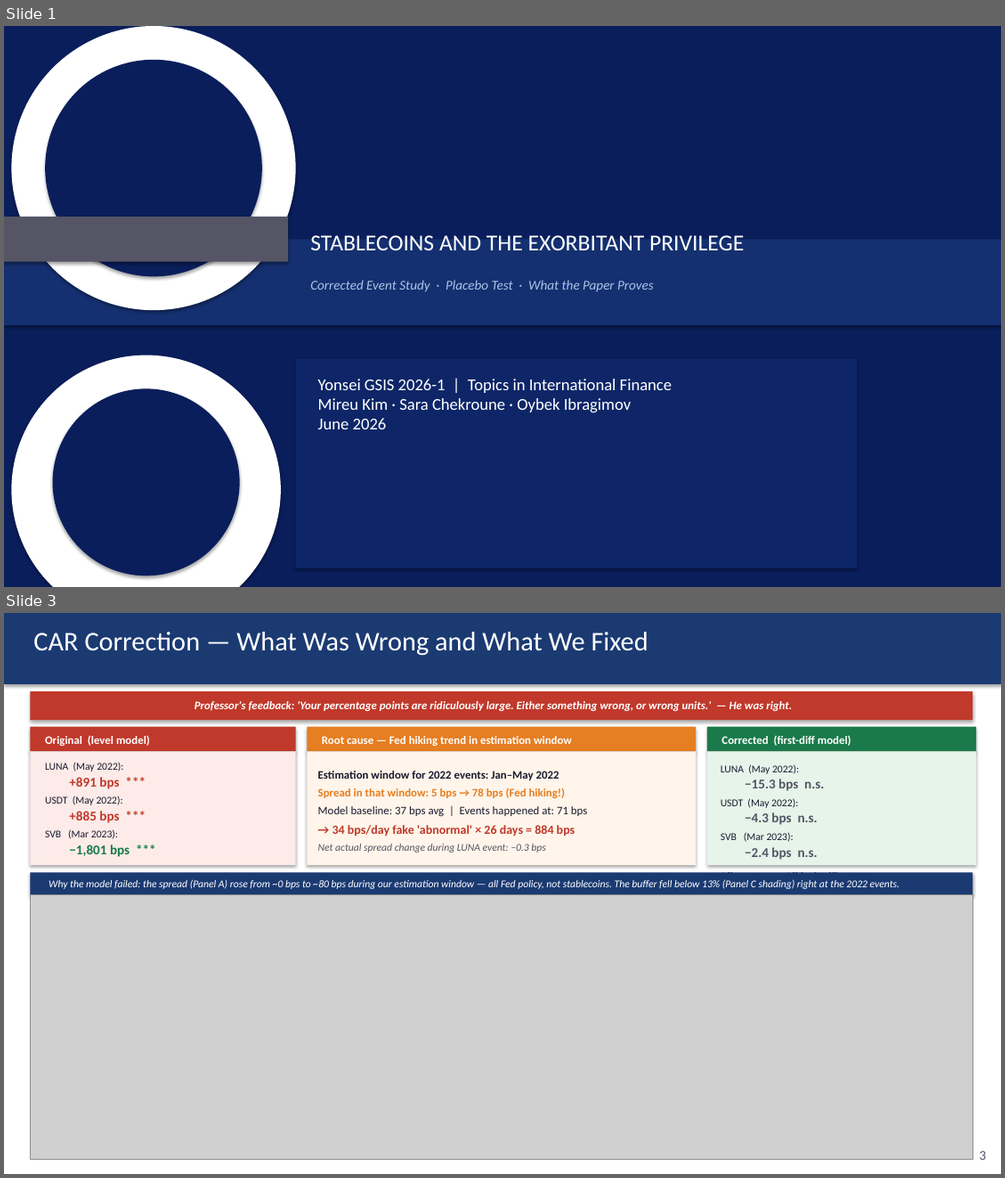
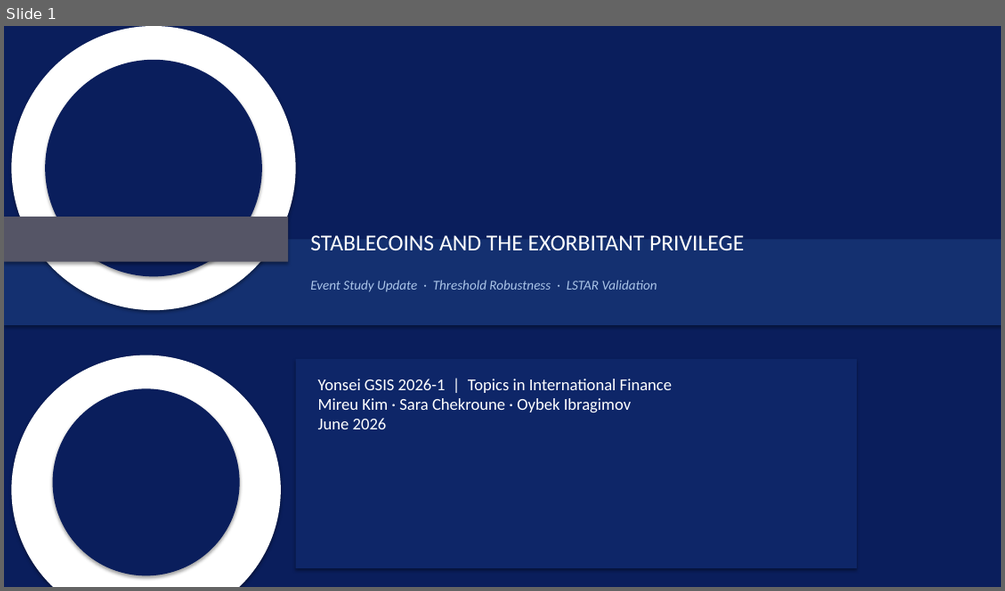
Before and after one commit to kimmireu0921/Stablecoins-and-the-Exorbitant-Privilege, a slide deck: presentations/0602_Stablecoin_Exorbitant_Privilege.pptx. Shown one above the other, each under a label of ours: slides 1 and 3 before the commit, slide 1 after it; the slides between them are not shown. The pictures are 1005x1178 and 1005x591 pixels, drawn with LibreOffice and Linux fonts; fonts in the diff are those of the drawing; grey boxes stand for pictures. Boxes give left, top, right and bottom in pixels: in the first picture for what was removed or moved away, otherwise in the second. Text is boxed around its words. In the diff, an @@ line names an element or a change of style, - is before the commit and + after.

```diff
--- a/presentations/0602_Stablecoin_Exorbitant_Privilege.pptx
+++ b/presentations/0602_Stablecoin_Exorbitant_Privilege.pptx
@@ slide 3 removed at (4, 613, 1001, 1174), background #FFFFFF @@
@@ rectangle removed at (4, 613, 1001, 1174) @@
@@ rectangle removed at (4, 613, 1001, 684) @@
@@ text removed at (33, 632, 648, 656) @@
-CAR Correction — What Was Wrong and What We Fixed
@@ rectangle removed at (30, 691, 972, 720) @@
@@ text removed at (194, 701, 792, 711) @@
-Professor's feedback: 'Your percentage points are ridiculously large. Either something wrong, or wrong units.' — He was right.
@@ rectangle removed at (30, 727, 296, 751) @@
@@ text removed at (45, 735, 150, 746) @@
-Original (level model)
@@ rectangle removed at (307, 727, 696, 751) @@
@@ text removed at (322, 736, 572, 746) @@
-Root cause — Fed hiking trend in estimation window
@@ rectangle removed at (707, 727, 976, 751) @@
@@ text removed at (721, 735, 851, 746) @@
-Corrected (first-diff model)
@@ rectangle removed at (30, 751, 296, 865) @@
@@ text removed at (45, 762, 129, 857) @@
-LUNA (May 2022):
-+891 bps ***
-USDT (May 2022):
-+885 bps ***
-SVB (Mar 2023):
-−1,801 bps ***
@@ rectangle removed at (307, 751, 696, 865) @@
@@ text removed at (318, 771, 587, 852) @@
-Estimation window for 2022 events: Jan–May 2022
-Spread in that window: 5 bps → 78 bps (Fed hiking!)
-Model baseline: 37 bps avg | Events happened at: 71 bps
-→ 34 bps/day fake 'abnormal' × 26 days = 884 bps
-Net actual spread change during LUNA event: −0.3 bps
@@ rectangle removed at (707, 751, 976, 865) @@
@@ text removed at (720, 764, 861, 884) @@
-LUNA (May 2022):
-−15.3 bps n.s.
-USDT (May 2022):
-−4.3 bps n.s.
-SVB (Mar 2023):
-−2.4 bps n.s.
-All near zero. All insignificant.
@@ rectangle removed at (30, 873, 972, 895) @@
@@ text removed at (48, 879, 899, 889) @@
-Why the model failed: the spread (Panel A) rose from ~0 bps to ~80 bps during our estimation window — all Fed policy, not stablecoins. The buffer fell below 13% (Panel C shading) right at the 2022 events.
@@ picture removed at (30, 895, 972, 1159) @@
@@ text removed at (979, 1151, 987, 1159) @@
-3
@@ slide 1 changed as well @@
@@ text at (310, 280, 657, 292): text changed @@
-Corrected Event Study · Placebo Test · What the Paper Proves
+Event Study Update · Threshold Robustness · LSTAR Validation
```
Also in this commit, not shown: 2 other slides changed, 4 slides added, 5 other slides removed, 2 other files.
